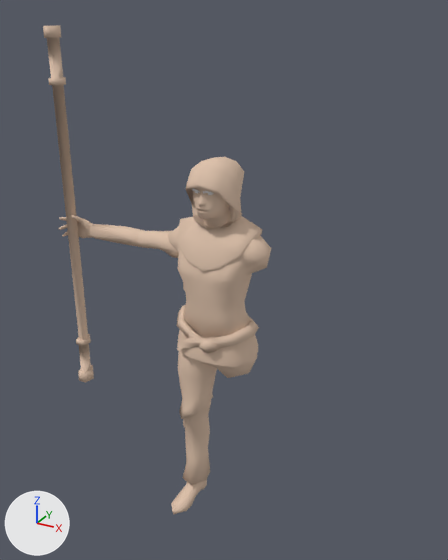
What one commit did to the Blender file Objects3d/exorcist.blend.
Rendered twice from a 50 mm camera at (16.0, -28.7, 30.3) aimed at (0.2, 0.1, 16.0). The axes (+X, +Y, +Z) are drawn at lower left. The lights are the same throughout.

The first picture shows 'arm-right', 'foot-right', 'forearm-right', 'head', 'knee-right', 'pelvis', 'staff', 'thigh-right', 'torso'.
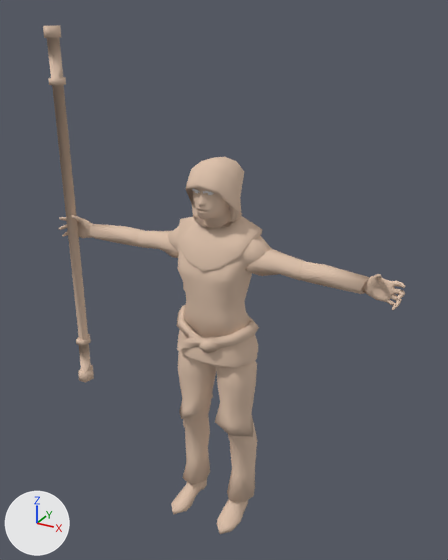
The newer file is also rescaled (x3.0), turned or shifted as a whole; pictures and numbers use the older file's frame.

Pixel boxes [x1, y1, x2, y2] of what changed, in the pictures (448 x 560 px):
'thigh-right.001', added (beige): after [215, 361, 257, 437]
'knee-right.001', added: after [227, 422, 257, 502]
'forearm-right.001', added (beige): after [300, 261, 370, 294]
'arm-right.001', added (beige): after [245, 249, 306, 280]
'hand-right.001', added (beige): after [362, 274, 405, 311]
'foot-right.001', added (beige): after [217, 499, 248, 534]

The change, as a list of edits to the scene's bpy script:
```text
Add ob_foot_right_001:
    ob_foot_right_001 = bpy.data.objects.new('foot-right.001', me_playerguy_male1591_038.copy())  # the mesh of ob_foot_right
    ob_foot_right_001.location = (0.0, -0.45, 16.71)
    ob_foot_right_001.rotation_euler = (3.142, 0.0, 0.0)  # degrees (180, 0, 0)
    ob_foot_right_001.scale = (-1.37, -1.37, -1.37)
Add ob_knee_right_001:
    ob_knee_right_001 = bpy.data.objects.new('knee-right.001', me_playerguy_male1591_037.copy())  # the mesh of ob_knee_right
    ob_knee_right_001.location = (0.0, -0.45, 16.71)
    ob_knee_right_001.rotation_euler = (3.142, 0.0, 0.0)  # degrees (180, 0, 0)
    ob_knee_right_001.scale = (-1.37, -1.37, -1.37)
Add ob_thigh_right_001:
    ob_thigh_right_001 = bpy.data.objects.new('thigh-right.001', me_playerguy_male1591_036.copy())  # the mesh of ob_thigh_right
    ob_thigh_right_001.location = (0.0, -0.45, 16.71)
    ob_thigh_right_001.rotation_euler = (3.142, 0.0, 0.0)  # degrees (180, 0, 0)
    ob_thigh_right_001.scale = (-1.37, -1.37, -1.37)
Add ob_hand_right_001:
    ob_hand_right_001 = bpy.data.objects.new('hand-right.001', me_playerguy_male1591_035.copy())  # the mesh of ob_hand_right
    ob_hand_right_001.location = (0.0, -0.45, 16.71)
    ob_hand_right_001.rotation_euler = (3.142, 0.0, 0.0)  # degrees (180, 0, 0)
    ob_hand_right_001.scale = (-1.37, -1.37, -1.37)
Add ob_forearm_right_001:
    ob_forearm_right_001 = bpy.data.objects.new('forearm-right.001', me_playerguy_male1591_034.copy())  # the mesh of ob_forearm_right
    ob_forearm_right_001.location = (0.0, -0.45, 16.71)
    ob_forearm_right_001.rotation_euler = (3.142, 0.0, 0.0)  # degrees (180, 0, 0)
    ob_forearm_right_001.scale = (-1.37, -1.37, -1.37)
Add ob_arm_right_001:
    ob_arm_right_001 = bpy.data.objects.new('arm-right.001', me_playerguy_male1591_033.copy())  # the mesh of ob_arm_right
    ob_arm_right_001.location = (0.0, -0.45, 16.71)
    ob_arm_right_001.rotation_euler = (3.142, 0.0, 0.0)  # degrees (180, 0, 0)
    ob_arm_right_001.scale = (-1.37, -1.37, -1.37)
```
